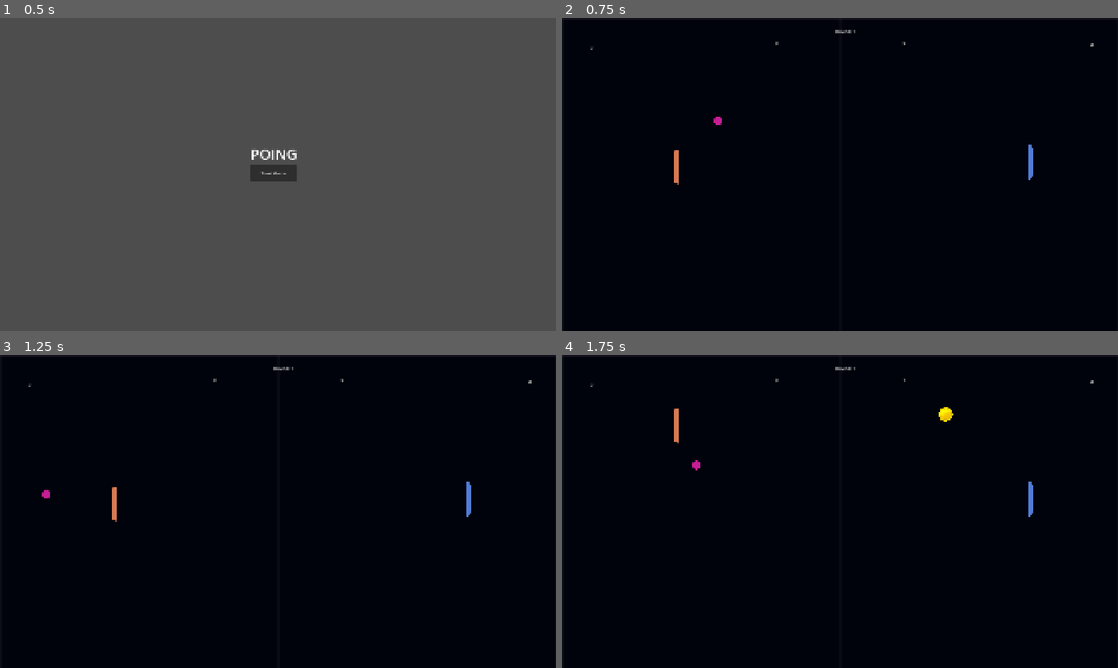
Above: before the commit, frames 1-4 (two rows, left to right).
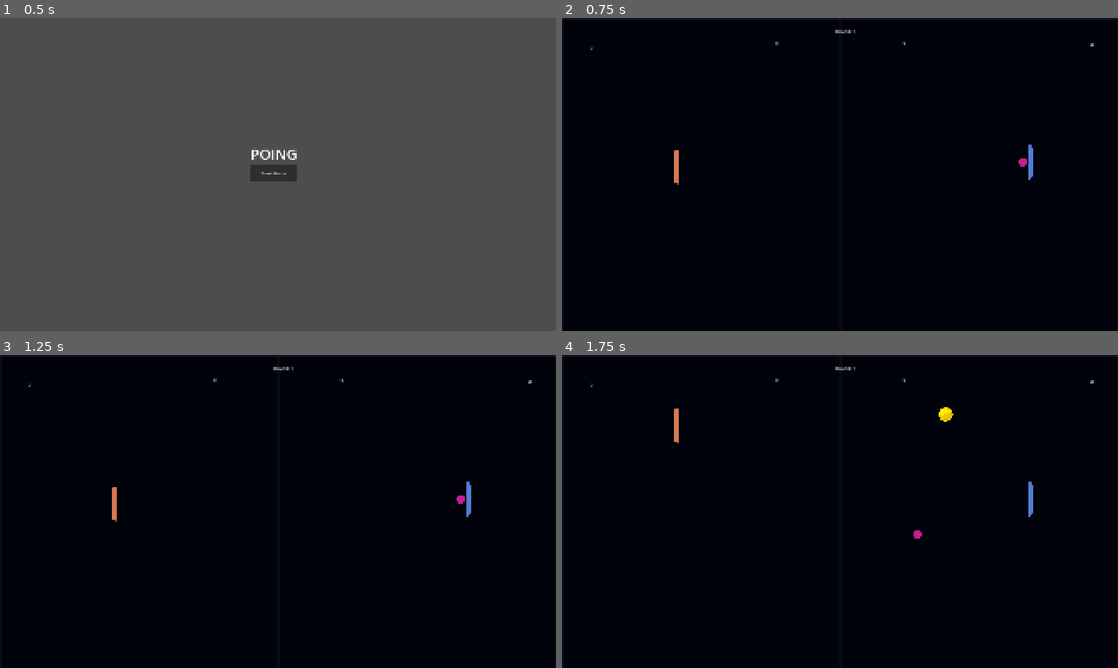
Above: after the commit, the same moments.

Repository: seemantsingh-code/pong-3
Game: Godot game, scene res://menu.tscn
Two runs of this game, one before a commit and one after it. Both use one fixed random seed, a clock stepped at 60 frames per second and the inputs below.
Inputs:
- Up to frame 1 (0.5 s): no input
- Up to frame 2 (0.75 s): click "Start Game" at 0.5 s
- Up to frame 3 (1.25 s): no input
- Up to frame 4 (1.75 s): tap Enter (launch_2, bound only after the commit) at 1.25, 1.55 s; hold W from 1.28 s (still down); tap Space (launch_1, bound only after the commit) at 1.35 s

Frame 1 is identical in both runs. In frame 2, less than 0.1% of the frame differs, in the area x 27-84%, y 31-48%; in frame 3, less than 0.1%; in frame 4, less than 0.1%, in the area x 23-65%, y 7-59%.

Commit message:
reset on paddles

Diff:
--- a/ball.gd
+++ b/ball.gd
@@ -8,7 +8,8 @@
 }
 var initial_position = Vector2(640, 320)
 var should_reset = false
-
+var ball_on_paddle = true
+var _paddle_position
 
 
 func _ready() -> void:
@@ -18,14 +19,27 @@
 	print('ball by: ', Global.ball_by)
 
 func _integrate_forces(state: PhysicsDirectBodyState2D) -> void:
-
-	state.linear_velocity = linear_velocity.normalized() * speed_dict["round_" + str(Global.round_number)]
+	if Input.is_action_just_pressed("launch_1") and _paddle_position.name == 'player_1':
+		ball_on_paddle = false
+	elif Input.is_action_just_pressed("launch_2") and _paddle_position.name == 'player_2':
+		ball_on_paddle = false
+	if ball_on_paddle:
+		var next_transform = state.get_transform()
+		if _paddle_position.name == 'player_1':
+			next_transform.origin.x = _paddle_position.global_position.x + 25
+		else:
+			next_transform.origin.x = _paddle_position.global_position.x - 25
+		next_transform.origin.y = _paddle_position.global_position.y
+		state.set_transform(next_transform)
+	else:
+		state.linear_velocity = linear_velocity.normalized() * speed_dict["round_" + str(Global.round_number)]
 
 	if should_reset:
-		var next_transform = state.get_transform()
-		next_transform.origin.x = initial_position.x
-		next_transform.origin.y = initial_position.y
-		state.set_transform(next_transform)
+		# var next_transform = state.get_transform()
+		# next_transform.origin.x = initial_position.x
+		# next_transform.origin.y = initial_position.y
+		# state.set_transform(next_transform)
+		ball_on_paddle = true
 		should_reset = false
 	for i in get_colliding_bodies():
 		if i is CharacterBody2D:
@@ -34,4 +48,8 @@
 
 func _reset_ball():
 	print('reset ball')
+	ball_on_paddle = true
+	var Player1 = get_node("../player_1")
+	var Player2 = get_node("../player_2")
+	_paddle_position = Player1 if randi() % 2 == 0 else Player2
 	should_reset = true
--- a/project.godot
+++ b/project.godot
@@ -25,3 +25,16 @@
 window/size/viewport_height=1080
 window/size/mode=3
 window/stretch/mode="canvas_items"
+
+[input]
+
+launch_1={
+"deadzone": 0.2,
+"events": [Object(InputEventKey,"resource_local_to_scene":false,"resource_name":"","device":-1,"window_id":0,"alt_pressed":false,"shift_pressed":false,"ctrl_pressed":false,"meta_pressed":false,"pressed":false,"keycode":0,"physical_keycode":32,"key_label":0,"unicode":32,"location":0,"echo":false,"script":null)
+]
+}
+launch_2={
+"deadzone": 0.2,
+"events": [Object(InputEventKey,"resource_local_to_scene":false,"resource_name":"","device":-1,"window_id":0,"alt_pressed":false,"shift_pressed":false,"ctrl_pressed":false,"meta_pressed":false,"pressed":false,"keycode":0,"physical_keycode":4194309,"key_label":0,"unicode":0,"location":0,"echo":false,"script":null)
+]
+}
